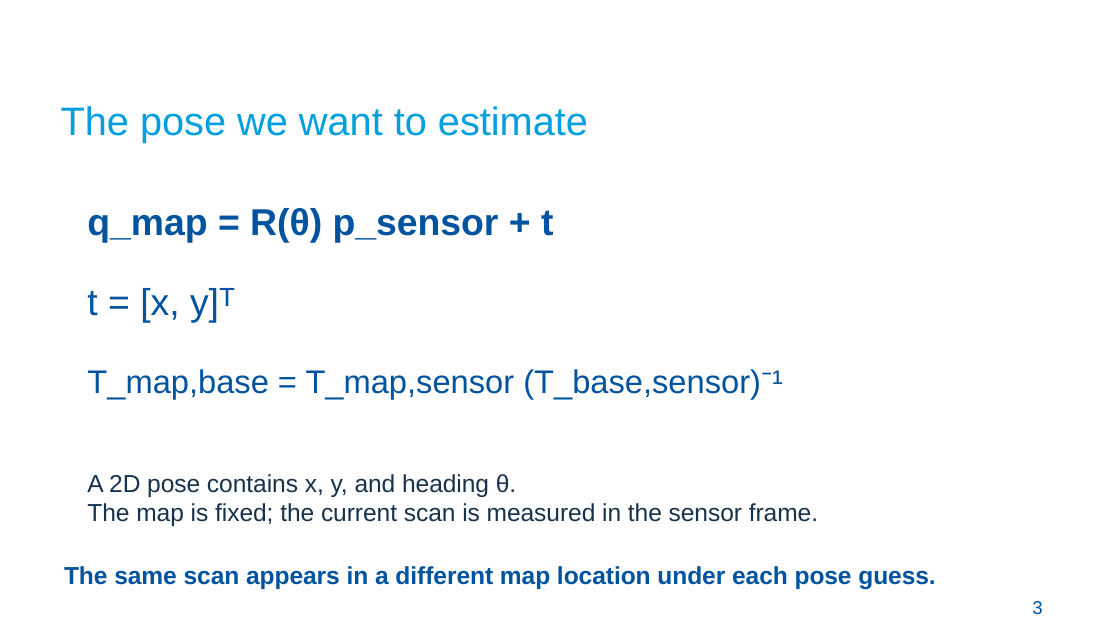
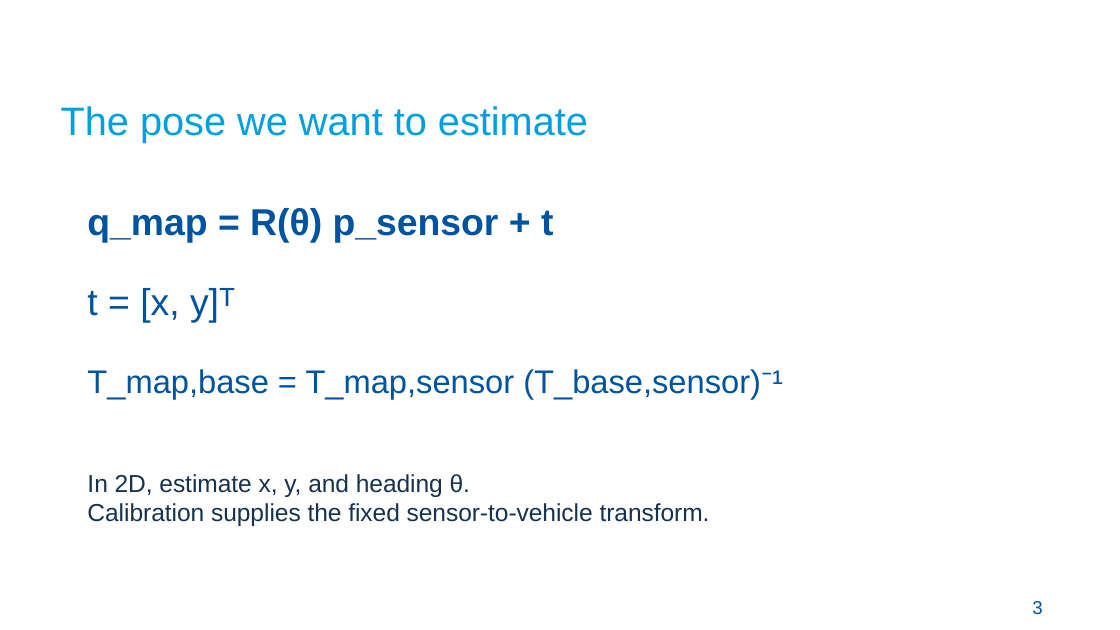
Before and after one commit to Croquembouche/Intro2AV-CourseContent, a slide deck: slide 3 of 2026/Presentations/Lecture 5 Localization for Autonomous Driving.pptx. Drawn at 1120x630 pixels with LibreOffice and Linux fonts; fonts in the diff are those of the drawing; background and template pictures are left out. Boxes give left, top, right and bottom in pixels: in the first picture for what was removed or moved away, otherwise in the second. Text is boxed around its words. In the diff, an @@ line names an element or a change of style, - is before the commit and + after.

```diff
--- a/2026/Presentations/Lecture 5 Localization for Autonomous Driving.pptx
+++ b/2026/Presentations/Lecture 5 Localization for Autonomous Driving.pptx
@@ text at [87,474,710,526]: text changed @@
-A 2D pose contains x, y, and heading θ.
-The map is fixed; the current scan is measured in the sensor frame.
+In 2D, estimate x, y, and heading θ.
+Calibration supplies the fixed sensor-to-vehicle transform.
@@ text removed at [64,566,935,589] @@
-The same scan appears in a different map location under each pose guess.
```
Also in this commit, not shown: 21 other slides changed, 13 slides added, 9 slides removed, 8 other files.
